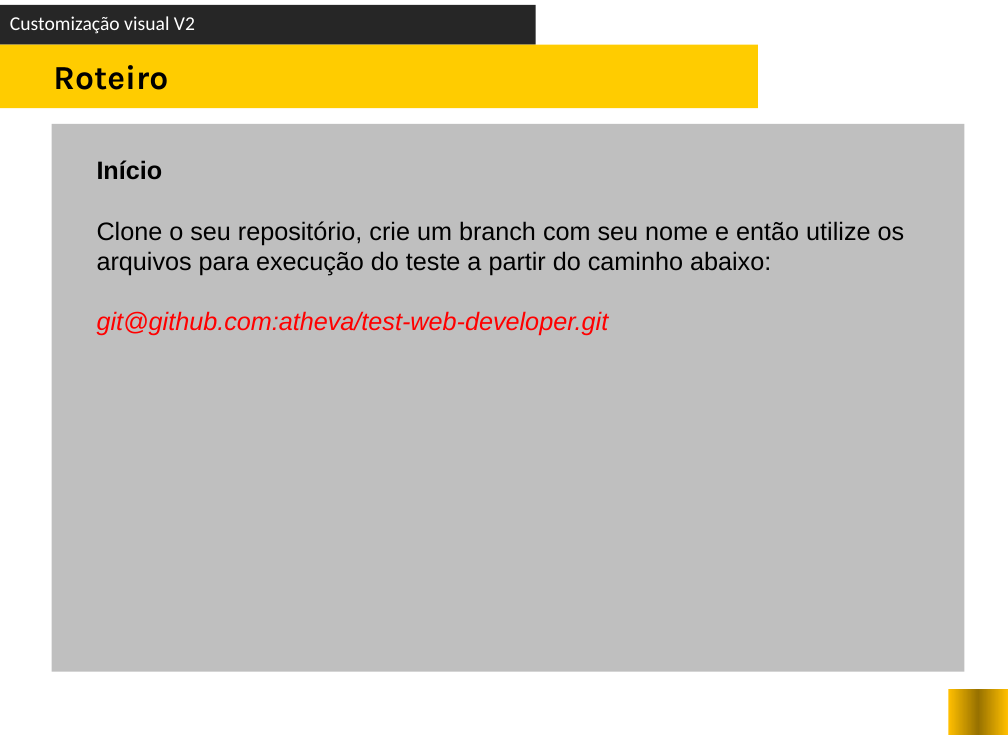
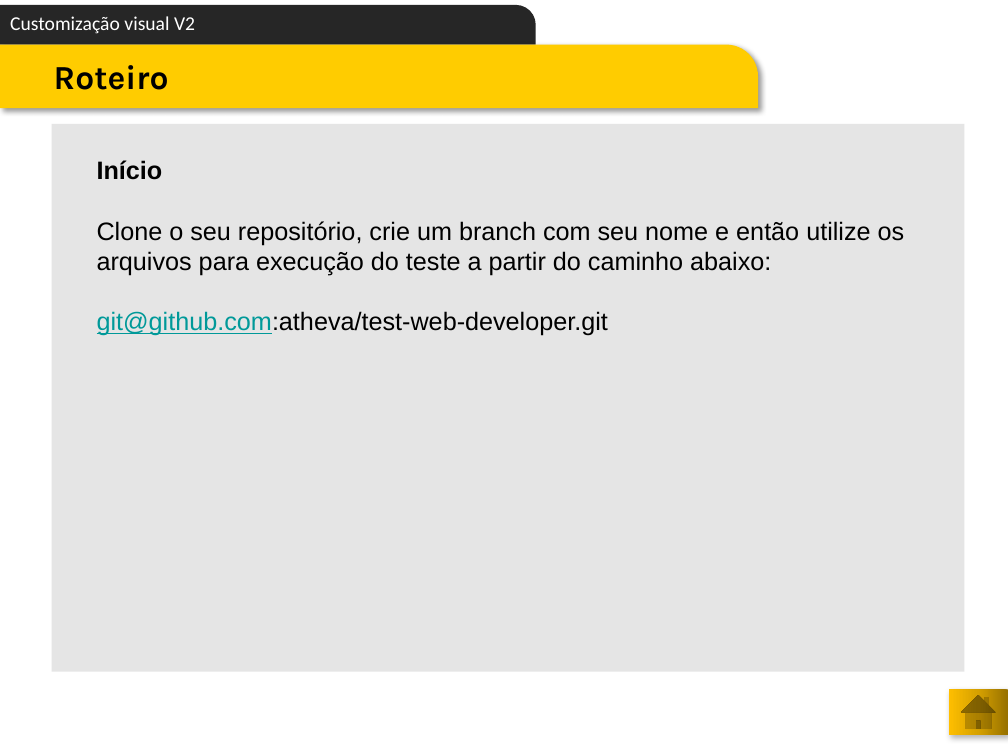
Before and after one commit to atheva/test-web-developer, a slide deck: slide 7 of spec/roteiro/TESTE - desenvolvedor web pleno.pptx. Drawn at 1008x756 pixels with LibreOffice and Linux fonts; fonts in the diff are those of the drawing; background and template pictures are left out. Boxes give left, top, right and bottom in pixels: in the first picture for what was removed or moved away, otherwise in the second. Text is boxed around its words. In the diff, an @@ line names an element or a change of style, - is before the commit and + after.

```diff
--- a/spec/roteiro/TESTE - desenvolvedor web pleno.pptx
+++ b/spec/roteiro/TESTE - desenvolvedor web pleno.pptx
@@ text "Customização visual V2" at (10, 16, 195, 34): indent changed; more space between paragraphs @@
@@ round rect at (0, 5, 535, 44): rectangle to round rect @@
@@ round rect at (0, 44, 758, 108): rectangle to round rect; shadow on @@
@@ text "Roteiro" at (54, 65, 169, 90): indent changed; more space between paragraphs @@
@@ rectangle at (51, 124, 965, 671): fill #BFBFBF to #BFBFBF at 40% opacity @@
@@ text at (97, 311, 608, 336): text colour #FF0000 to #009999, text colour #FF0000 to #000000, italic off, underline on in "git@github.com:atheva/test-web-developer.git" @@
@@ rectangle removed at (949, 689, 1008, 735) @@
@@ action button home added at (949, 689, 1008, 735), fill gradient #977200 to #D7A200 to #FFC000 @@
```
Also in this commit, not shown: 9 other slides changed, 1 other file.
